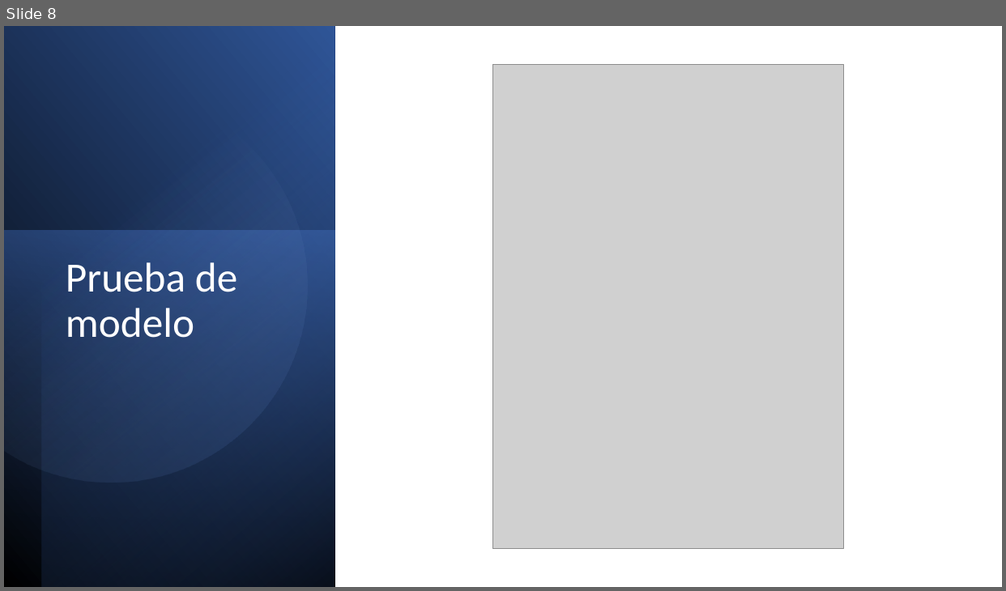
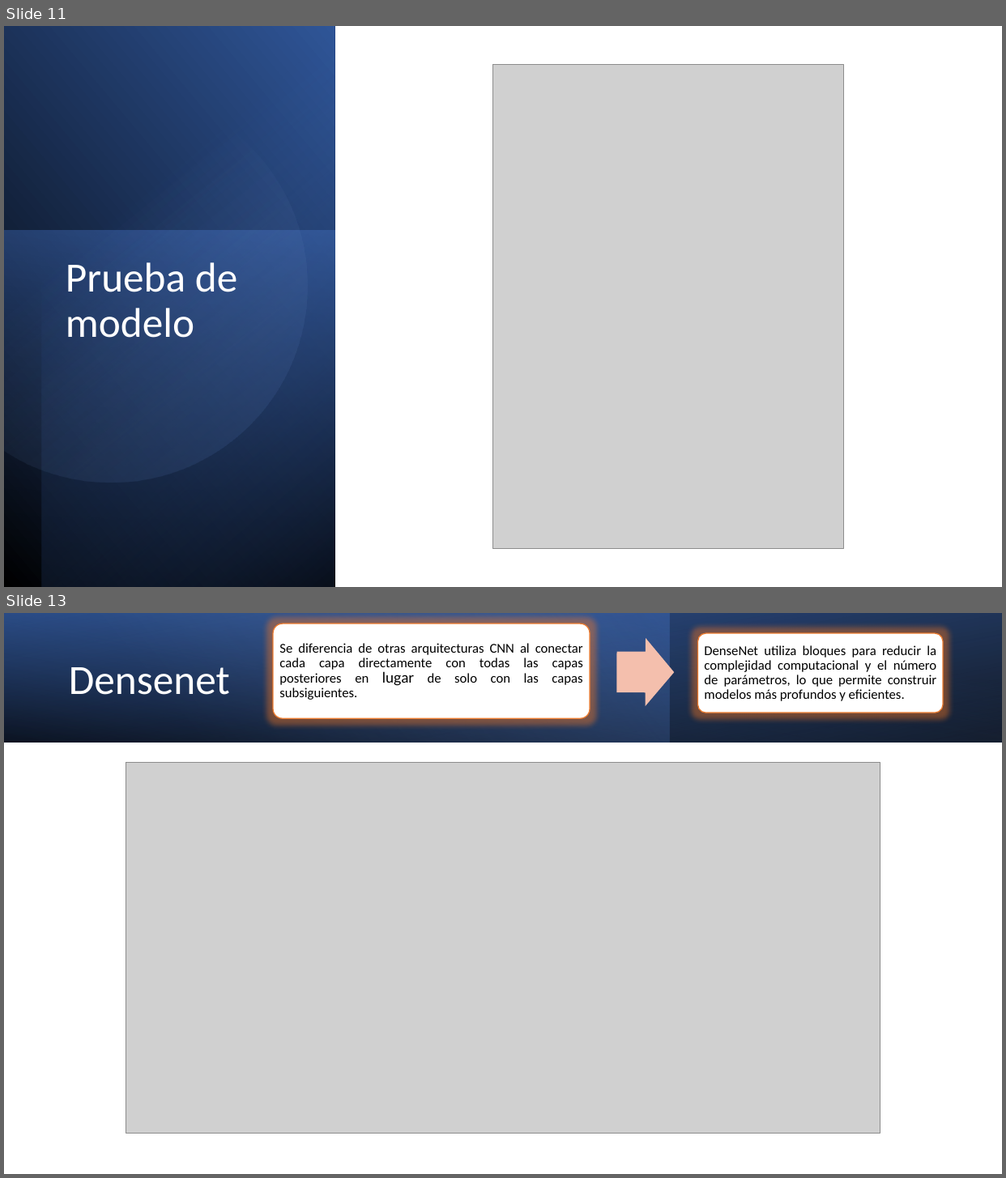
Before and after one commit to ClaraBureu/CEIA, a slide deck: VCII/Presentación.pptx. Shown one above the other, each under a label of ours: slide 8 before the commit, slides 11 and 13 after it; the slides between them are not shown. The pictures are 1006x591 and 1006x1178 pixels, drawn with LibreOffice and Linux fonts; fonts in the diff are those of the drawing; grey boxes stand for pictures. Boxes give left, top, right and bottom in pixels: in the first picture for what was removed or moved away, otherwise in the second. Text is boxed around its words. In the diff, an @@ line names an element or a change of style, - is before the commit and + after.

```diff
--- a/VCII/Presentación.pptx
+++ b/VCII/Presentación.pptx
@@ slide 13 added at box(4, 613, 1002, 1174), background #FFFFFF @@
@@ rectangle added at box(4, 613, 1002, 742), fill gradient #000000 to #2F5597 @@
@@ rectangle added at box(4, 613, 670, 742), fill gradient #4472C4 to #8FAADC @@
@@ rectangle added at box(4, 613, 1002, 742), fill gradient #000000 to #4472C4 @@
@@ group added at box(273, 624, 943, 718): 2 rounded rectangles, 2 texts, 1 right arrow @@
+Se diferencia de otras arquitecturas CNN al conectar cada capa directamente con todas las capas posteriores en lugar de solo con las capas subsiguientes.
+DenseNet utiliza bloques para reducir la complejidad computacional y el número de parámetros, lo que permite construir modelos más profundos y eficientes.
@@ title added at box(69, 667, 230, 695), 40 pt, text #FFFFFF @@
+Densenet
@@ picture added at box(126, 762, 880, 1133) @@
@@ what was slide 8 is now slide 11 @@
```
Also in this commit, not shown: 2 slides changed, 5 other slides added, 2 slides removed, 6 other files.
